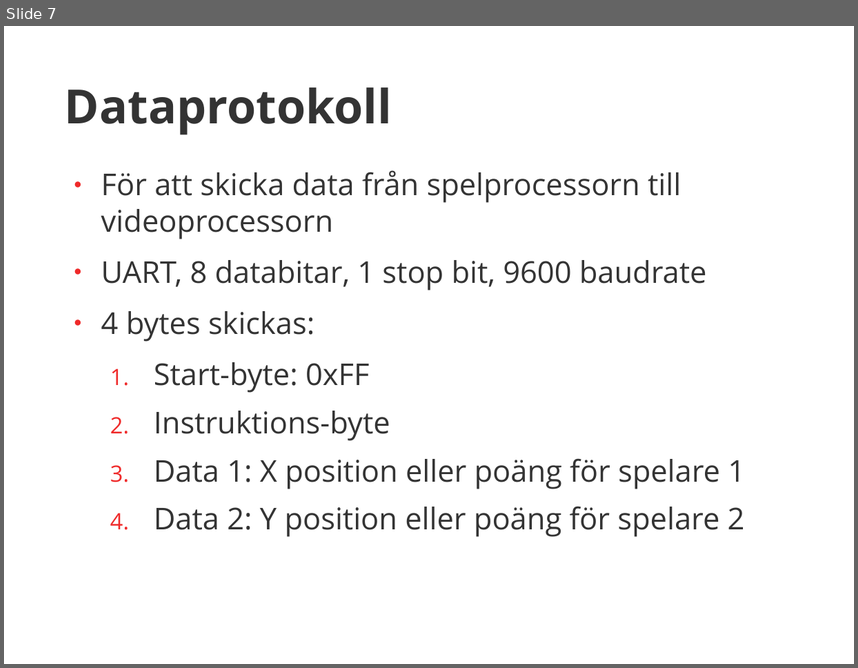
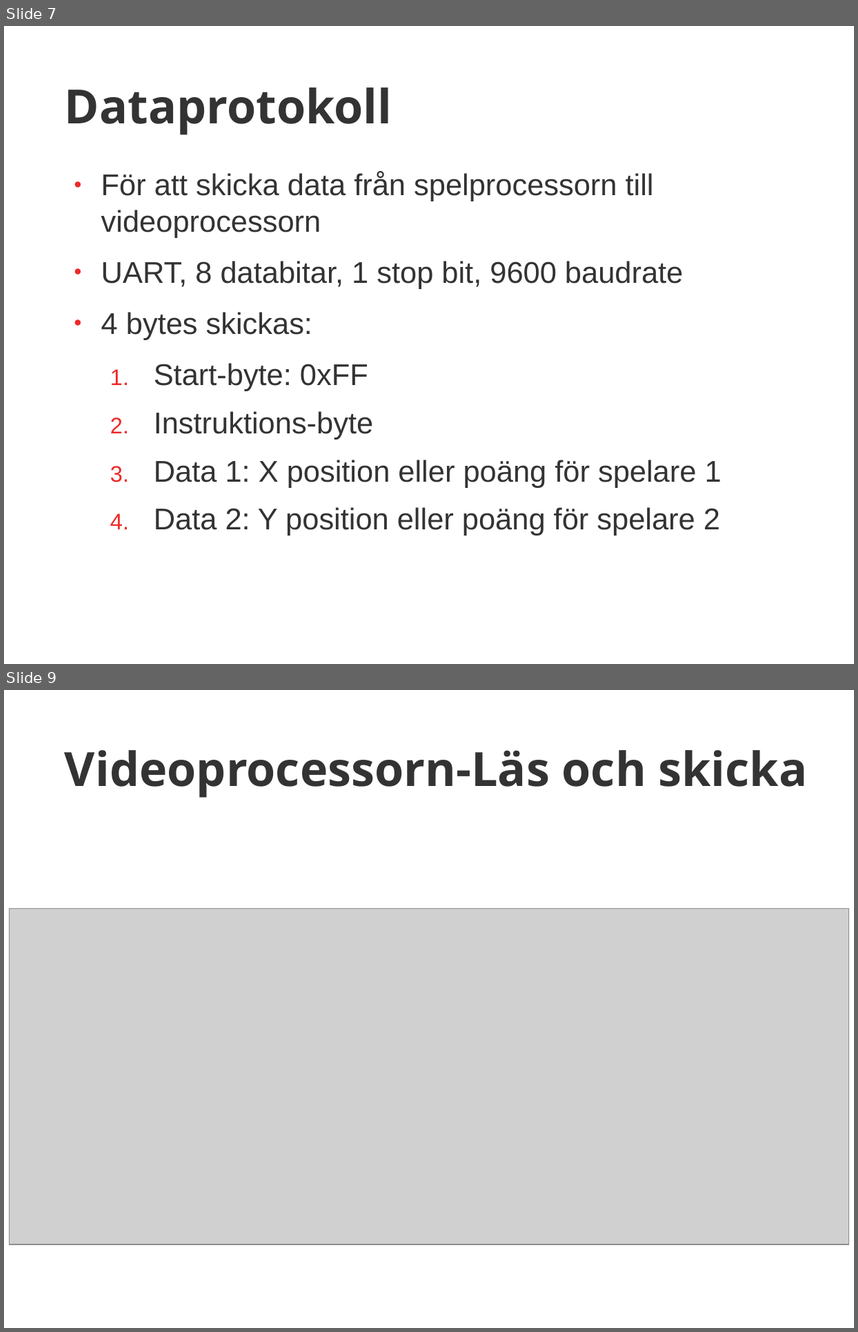
Before and after one commit to Leczez/TSIU51, a slide deck: Dokument/Mikrodatorprojekt Presentation.pptx. Shown one above the other, each under a label of ours: slide 7 before the commit, slides 7 and 9 after it; the slides between them are not shown. The pictures are 858x668 and 858x1332 pixels, drawn with LibreOffice and Linux fonts; fonts in the diff are those of the drawing; grey boxes stand for pictures. Boxes give left, top, right and bottom in pixels: in the first picture for what was removed or moved away, otherwise in the second. Text is boxed around its words. In the diff, an @@ line names an element or a change of style, - is before the commit and + after.

```diff
--- a/Dokument/Mikrodatorprojekt Presentation.pptx
+++ b/Dokument/Mikrodatorprojekt Presentation.pptx
@@ slide 9 added at bbox=[4, 690, 854, 1328], background #FFFFFF @@
@@ text added at bbox=[65, 750, 808, 798], 44 pt, text #333333, bold @@
+Videoprocessorn-Läs och skicka
@@ picture added at bbox=[10, 908, 849, 1244] @@
@@ slide 7 changed as well @@
@@ text "För att skicka data från ..." at bbox=[101, 171, 722, 535]: font Open Sans to Arial @@
```
Also in this commit, not shown: 5 other slides changed, 4 other slides added, 2 slides removed.
